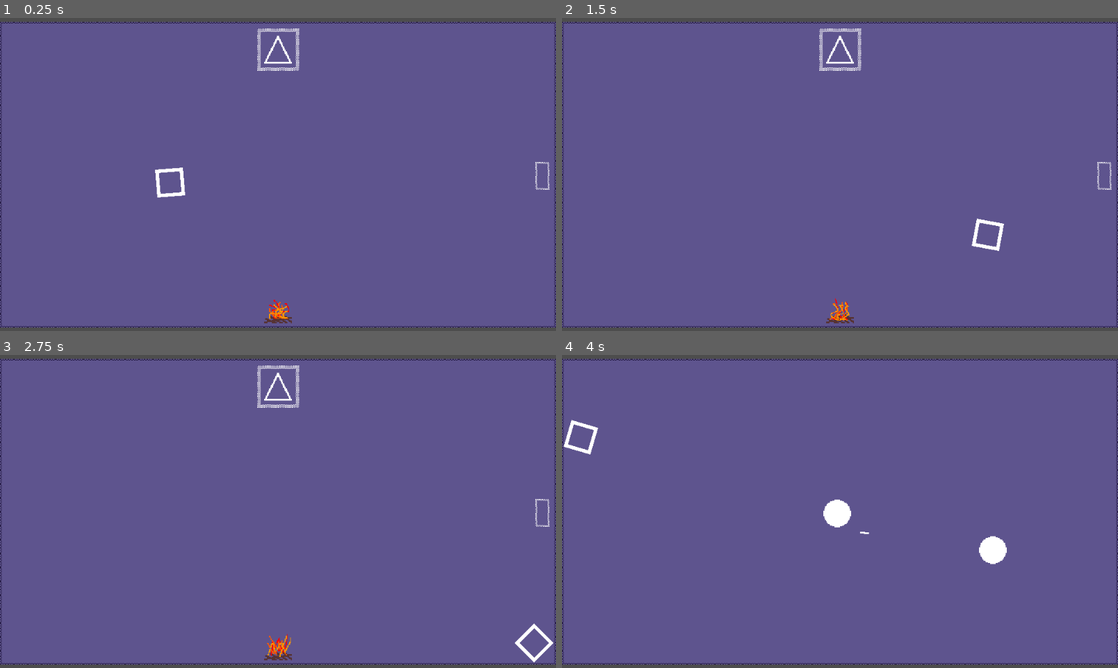
Above: before the commit, frames 1-4 (two rows, left to right).
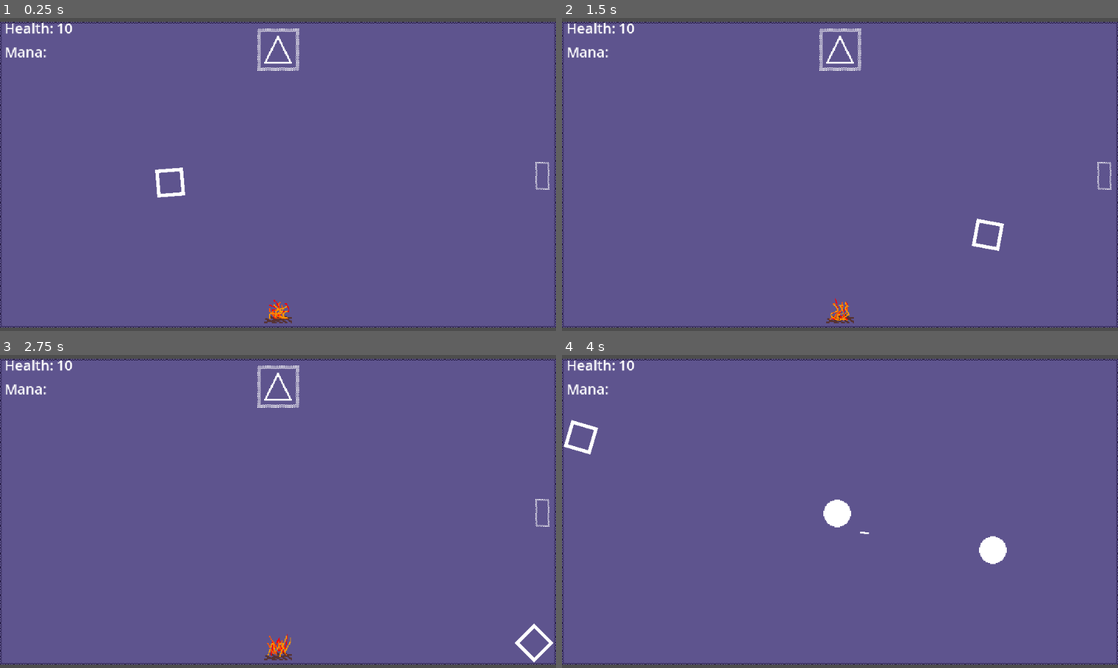
Above: after the commit, the same moments.

Repository: Enoxboo/Project-R
Game: Godot game, scene res://Levels/hub.tscn
Same seed, same stepped clock (60 frames per second), same inputs: the game is played once before the commit and once after it. This scene is started directly instead of the project's main scene.
Inputs (mouse positions are in pixels of both pictures, inside the frame that each line leads up to):
- Up to frame 1 (0.25 s): no input
- Up to frame 2 (1.5 s): move the mouse to (962, 158) at 0.52 s; press the mouse at (962, 158) at 0.53 s; hold D (move_right) 0.53-1.28 s; tap Space (dash) at 0.8, 1.35 s; move the mouse to (728, 190) at 1.27 s; release the mouse at (728, 190) at 1.28 s; hold S (move_down) from 1.28 s (still down)
- Up to frame 3 (2.75 s): click (166, 527) at 1.55 s; move the mouse to (333, 442) at 2.02 s; release S (move_down) at 2.03 s; press the mouse at (333, 442) at 2.03 s; hold D (move_right) from 2.03 s (still down); tap Space (dash) at 2.3 s
- Up to frame 4 (4 s): move the mouse to (812, 574) at 2.77 s; release D (move_right) at 2.78 s; release the mouse at (812, 574) at 2.78 s; hold W (move_up) 2.78-3.53 s; tap Space (dash) at 2.85, 3.8 s; click (812, 574) at 3.05 s; move the mouse to (1006, 558) at 3.52 s; hold A (move_left) from 3.53 s (still down); hold Right mouse button (spell_1) from 3.53 s (still down)

The runs differ from the first frame. In frame 1, 0.3% of the frame differs, in the area x 1-13%, y 1-13%; in frame 2, 0.3%; in frame 3, 0.3%; in frame 4, 0.3%.

Commit message:
feat(demo): playable demo

Diff:
--- a/Combat/ManaZones/mana_zone.tscn
+++ b/Combat/ManaZones/mana_zone.tscn
@@ -19,7 +19,7 @@
 shape = SubResource("RectangleShape2D_6fbgd")
 
 [node name="Timer" type="Timer" parent="."]
-wait_time = 12.219999999999999
+wait_time = 2.0
 one_shot = true
 autostart = true
 
--- a/Enemies/Data/_enemy_data.gd
+++ b/Enemies/Data/_enemy_data.gd
@@ -2,7 +2,7 @@
 
 class_name EnemyData
 
-const ally: bool = false
+const ALLY: bool = false
 
 @export var sprite: Texture2D
 @export var speed: float = 100.0
@@ -16,3 +16,5 @@
 @export var projectile_speed: float = 1000.0
 @export var projectile_time: float = 10.0
 @export var projectile_stun: float = 1.0
+@export var knockback_force: float = 100.0
+@export var knockback_time: float = 0.1
--- a/Levels/hub.tscn
+++ b/Levels/hub.tscn
@@ -6,6 +6,7 @@
 [ext_resource type="Resource" uid="uid://davvempunmoqd" path="res://Player/Data/eleanor_data.tres" id="4_cylkk"]
 [ext_resource type="PackedScene" uid="uid://dvdjud235dagf" path="res://World/fire_camp.tscn" id="5_oxvbc"]
 [ext_resource type="PackedScene" uid="uid://bjcinwkgs3lnc" path="res://World/portal.tscn" id="6_cx8s8"]
+[ext_resource type="PackedScene" uid="uid://bbox2nfq1xt51" path="res://UI/player_interface.tscn" id="7_68pel"]
 
 [sub_resource type="TileSetAtlasSource" id="TileSetAtlasSource_o06ir"]
 texture = ExtResource("1_8u7dw")
@@ -55,3 +56,5 @@
 
 [node name="Portal" parent="." instance=ExtResource("6_cx8s8")]
 position = Vector2(304, 1)
+
+[node name="PlayerInterface" parent="." instance=ExtResource("7_68pel")]
--- a/Levels/room_1.tscn
+++ b/Levels/room_1.tscn
@@ -6,6 +6,7 @@
 [ext_resource type="PackedScene" uid="uid://syt0a8y6s0xu" path="res://Enemies/base_enemy.tscn" id="4_qgwng"]
 [ext_resource type="PackedScene" uid="uid://bjcinwkgs3lnc" path="res://World/portal.tscn" id="6_6rlle"]
 [ext_resource type="PackedScene" uid="uid://cmgfukmlgbemc" path="res://Enemies/archer.tscn" id="6_tlxyd"]
+[ext_resource type="PackedScene" uid="uid://bbox2nfq1xt51" path="res://UI/player_interface.tscn" id="7_xrg4l"]
 
 [sub_resource type="TileSetAtlasSource" id="TileSetAtlasSource_o06ir"]
 texture = ExtResource("1_6rlle")
@@ -56,3 +57,5 @@
 visible = false
 position = Vector2(-303, 0)
 target_scene = "hub"
+
+[node name="PlayerInterface" parent="." instance=ExtResource("7_xrg4l")]
--- a/Player/Data/_data.gd
+++ b/Player/Data/_data.gd
@@ -2,17 +2,21 @@
 
 class_name PlayerData
 
-const initial_state: String = "Move"
+
 
 @export var sprite: Texture2D
 @export var max_health: int = 10
 @export var max_mana: int = 100
 @export var speed: float = 300.0
 @export var dash_force: float = 700.0
+@export var dash_time: float = 0.2
 @export var moveset: GDScript
+@export var initial_state: String = "Move"
 @export var damage: int = 1
 @export var attack_active: float = 0.3
 @export var attack_rest: float = 0.5
 @export var attack_offset: float = 40.0
 @export var stun_duration: float = 0.7
 @export var stun_resistance: float = 0.0
+@export var knockback_force: float = 100.0
+@export var knockback_time: float = 0.1
--- a/Player/Movesets/eleanor_moveset.gd
+++ b/Player/Movesets/eleanor_moveset.gd
@@ -2,16 +2,16 @@
 
 const PROJECTILE = preload("uid://cl3jxyqt80hkg")
 const ARROW = preload("uid://uponwqt1ncca")
-const arrow_speed: float = 1000.0
-const arrow_time: float = 10.0
-const ally: bool = true
+var arrow_speed: float = 1000.0
+var arrow_time: float = 10.0
+const ALLY: bool = true
 var damage: int = 1
 var arrow_stun: float = 1.0
 var size: Vector2 = Vector2(10.0, 2.0)
 
 
 func _perform_attack(player: Player) -> void:
-	ProjectileHelper.throw(player, ARROW, size, arrow_speed, arrow_time, ally, damage, arrow_stun, true, null)
+	ProjectileHelper.throw(player, ARROW, size, arrow_speed, arrow_time, ALLY, damage, arrow_stun, true, null)
 
 
 func _end_attack(_player: Player) -> void:
--- a/Player/Spells/Fire/fire_ball.gd
+++ b/Player/Spells/Fire/fire_ball.gd
@@ -3,13 +3,13 @@
 const FIRE = preload("uid://b2qji8hvgq83i")
 const MANA_ZONE = preload("uid://c67wryal1n8u2")
 
-var fireball_speed: float = 500.0
-var fireball_time: float = 1.0
-var ally: bool = true
-var damage: int = 1
-var fireball_stun: float = 0.2
-var cooldown: float = 3.0
-var size: Vector2 = Vector2(10.0, 14.0)
+
+func _init() -> void:
+	speed = 500.0
+	active_time = 1.0
+	damage = 1
+	stun_time = 0.2
+	size = Vector2(10.0, 14.0)
 
 
 func _on_area_entered(area: Area2D, proj: Projectile) -> void:
@@ -41,9 +41,9 @@
 		return false
 
 	player.current_mana -= mana_cost
-	print(player.current_mana)
+	emit_signal("mana_changed")
 
-	var proj = ProjectileHelper.throw(player, FIRE, size, fireball_speed, fireball_time, ally, damage, fireball_stun, true, "Fire")
+	var proj = ProjectileHelper.throw(player, FIRE, size, speed, active_time, ally, damage, stun_time, true, "Fire")
 	proj.area_2d.area_entered.connect(func(area): _on_area_entered(area, proj))
 	proj.timer.timeout.connect(func(): apply_spell(proj))
 
--- a/Player/Spells/Wind/wind_wall.gd
+++ b/Player/Spells/Wind/wind_wall.gd
@@ -2,13 +2,22 @@
 
 const WIND = preload("uid://c2vcprt14i77g")
 
-var windwall_speed: float = 50.0
-var windwall_time: float = 10.0
-var ally: bool = true
-var damage: int = 0
-var windwall_stun: float = 0
-var cooldown: float = 3.0
-var size: Vector2 = Vector2(6.0, 30.0)
+
+func _init() -> void:
+	speed = 50.0
+	active_time = 10.0
+	damage = 0
+	stun_time = 0
+	size = Vector2(6.0, 30.0)
+
+
+func _ready() -> void:
+	speed = 50.0
+	active_time = 10.0
+	damage = 0
+	stun_time = 0
+	size = Vector2(6.0, 30.0)
+	super._ready()
 
 
 func _on_area_entered(area: Area2D) -> void:
@@ -21,9 +30,9 @@
 		return false
 
 	player.current_mana -= mana_cost
-	print(player.current_mana)
+	emit_signal("mana_changed")
 
-	var proj = ProjectileHelper.throw(player, WIND, size, windwall_speed, windwall_time, ally, damage, windwall_stun, false, "Wind")
+	var proj = ProjectileHelper.throw(player, WIND, size, speed, active_time, ally, damage, stun_time, false, "Wind")
 	proj.area_2d.area_entered.connect(_on_area_entered)
 
 	return true
--- a/Player/Spells/spell_base.gd
+++ b/Player/Spells/spell_base.gd
@@ -2,11 +2,19 @@
 
 class_name Spell
 
+@warning_ignore("unused_signal")
+signal mana_changed()
+
+
 @onready var timer: Timer = $Timer
 
-var active_time: float = 3.0
-var cooldown_time: float = 5.0
-var speed: float = 200.0
+var speed: float = 500.0
+var active_time: float = 1.0
+var ally: bool = true
+var damage: int = 1
+var stun_time: float = 0.2
+var cooldown: float = 3.0
+var size: Vector2 = Vector2(10.0, 14.0)
 var mana_cost: int = 5
 
 
--- a/Player/player.gd
+++ b/Player/player.gd
@@ -1,6 +1,8 @@
 extends CharacterBody2D
 
 class_name Player
+
+signal mana_changed
 
 const MAIN_DATA = preload("uid://dsefs1fellje")
 
@@ -59,10 +61,11 @@
 	if not spell1_instance:
 		spell1_instance = SpellManager.SPELLS[spell_name].new()
 		spell_1_cooldown.wait_time = spell1_instance.cooldown
-		print(typeof(spell1_instance))
+		spell1_instance.mana_changed.connect(_on_mana_changed)
 	elif not spell2_instance:
 		spell2_instance = SpellManager.SPELLS[spell_name].new()
 		spell_2_cooldown.wait_time = spell2_instance.cooldown
+		spell2_instance.mana_changed.connect(_on_mana_changed)
 	else:
 		print("No more spell slot")
 
@@ -86,3 +89,6 @@
 
 func _on_dash_cooldown_timeout() -> void:
 	can_dash = true
+
+func _on_mana_changed() -> void:
+	emit_signal("mana_changed")
--- /dev/null
+++ b/UI/player_interface.gd
@@ -0,0 +1,17 @@
+extends CanvasLayer
+
+var player: Player
+@onready var health_label: Label = $MarginContainer/VBoxContainer/HealthLabel
+@onready var mana_label: Label = $MarginContainer/VBoxContainer/ManaLabel
+
+func _ready() -> void:
+	player = get_tree().get_first_node_in_group("Player")
+	player.hurtbox.hit_received.connect(_health_changed)
+	player.mana_changed.connect(_mana_changed)
+	_health_changed(Vector2.ZERO, 0)
+
+func _health_changed(_direction: Vector2, _time: float) -> void:
+	health_label.text = "Health: " + str(player.current_health)
+
+func _mana_changed() -> void:
+	mana_label.text = "Mana: " + str(player.current_mana)
--- /dev/null
+++ b/UI/player_interface.tscn
@@ -0,0 +1,26 @@
+[gd_scene load_steps=2 format=3 uid="uid://bbox2nfq1xt51"]
+
+[ext_resource type="Script" uid="uid://bydbp0uewpe3c" path="res://UI/player_interface.gd" id="1_ysi8v"]
+
+[node name="PlayerInterface" type="CanvasLayer"]
+script = ExtResource("1_ysi8v")
+
+[node name="MarginContainer" type="MarginContainer" parent="."]
+anchors_preset = 10
+anchor_right = 1.0
+offset_bottom = 45.0
+grow_horizontal = 2
+theme_override_constants/margin_left = 5
+
+[node name="VBoxContainer" type="VBoxContainer" parent="MarginContainer"]
+layout_mode = 2
+
+[node name="HealthLabel" type="Label" parent="MarginContainer/VBoxContainer"]
+layout_mode = 2
+size_flags_horizontal = 0
+size_flags_vertical = 0
+text = "Health:"
+
+[node name="ManaLabel" type="Label" parent="MarginContainer/VBoxContainer"]
+layout_mode = 2
+text = "Mana:"
--- a/Utils/Helpers/projectile_helper.gd
+++ b/Utils/Helpers/projectile_helper.gd
@@ -6,17 +6,18 @@
 static func throw(parent, sprite, size, speed, time, is_ally, damage, stun, is_attack, element):
 	var proj = PROJECTILE.instantiate()
 	var target: Vector2
+
 	proj.sprite_texture = sprite
 	proj.speed = speed
 	proj.traveling_time = time
 	proj.is_ally = is_ally
 	proj.damage = damage
 	proj.stun_duration = stun
-	proj.global_position = parent.global_position
 	target = parent.get_global_mouse_position() if is_ally else parent.player.global_position
 	proj.direction = (target - parent.global_position).normalized()
 	proj.look_at(proj.position + proj.direction)
 	proj.is_attack = is_attack
+	proj.global_position = parent.global_position
 	parent.get_parent().add_child(proj)
 	proj.set_collision_size(size)
 	if element:
--- a/Utils/StateMachine/States/attack_projectile.gd
+++ b/Utils/StateMachine/States/attack_projectile.gd
@@ -13,5 +13,5 @@
 	parent.can_attack = false
 	parent.attack_cooldown.start()
 	parent.velocity = Vector2.ZERO
-	ProjectileHelper.throw(parent, parent.data.attack_sprite, parent.data.attack_size, parent.data.projectile_speed, parent.data.projectile_time, parent.data.ally, parent.data.damage, parent.data.projectile_stun, true, null)
+	ProjectileHelper.throw(parent, parent.data.attack_sprite, parent.data.attack_size, parent.data.projectile_speed, parent.data.projectile_time, parent.data.ALLY, parent.data.damage, parent.data.projectile_stun, true, null)
 	await get_tree().create_timer(1.5).timeout
--- a/Utils/StateMachine/States/dash.gd
+++ b/Utils/StateMachine/States/dash.gd
@@ -20,5 +20,5 @@
 	if not input_direction:
 		input_direction = (parent.get_global_mouse_position() - parent.global_position).normalized()
 	parent.velocity = input_direction * parent.data.dash_force
-	await get_tree().create_timer(0.2).timeout
+	await get_tree().create_timer(parent.data.dash_time).timeout
 	parent.hurtbox.monitorable = true
--- a/Utils/StateMachine/States/hitstun.gd
+++ b/Utils/StateMachine/States/hitstun.gd
@@ -2,8 +2,7 @@
 
 var data: Dictionary
 
-const knocback_force: float = 100.0
-const knockback_time: float = 0.1
+
 var is_stunned = false
 
 
@@ -12,8 +11,8 @@
 	parent.knockback_timer.stop()
 	parent.stun_timer.stop()
 
-	parent.velocity = data.direction * knocback_force
-	parent.knockback_timer.wait_time = knockback_time
+	parent.velocity = data.direction * parent.data.knockback_force
+	parent.knockback_timer.wait_time = parent.data.knockback_time
 	parent.knockback_timer.start()
 
 	await parent.knockback_timer.timeout
--- a/World/fire_camp.gd
+++ b/World/fire_camp.gd
@@ -5,7 +5,8 @@
 
 func _ready():
 	player = get_tree().get_first_node_in_group("Player")
-	spell_selector.spell_selected.connect(player._on_spell_selected)
+	if player:
+		spell_selector.spell_selected.connect(player._on_spell_selected)
 
 func _on_body_entered(body):
 	if body.is_in_group("Player") and not spell_selector.is_spell_selected:
Not shown: 1 places in Levels/hub.tscn that only renumber resources
Not shown: 1 places in Levels/room_1.tscn that only renumber resources
Not shown, added: UI/player_interface.gd.uid
